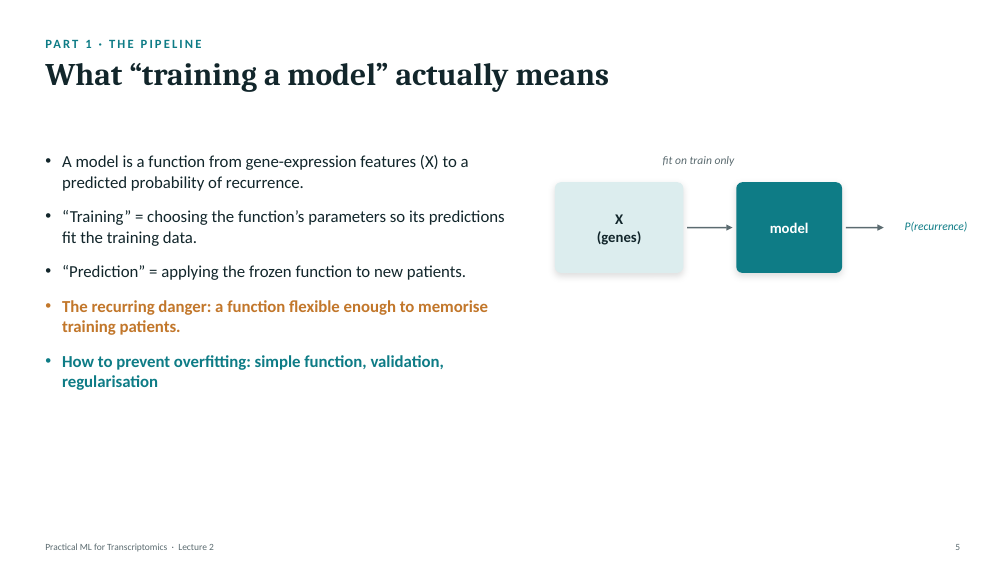
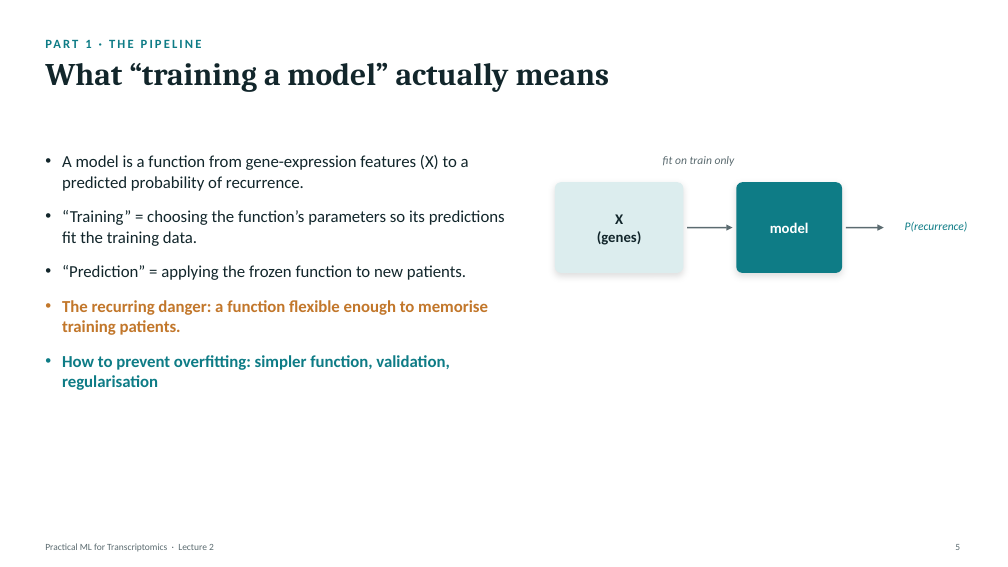
Before and after one commit to zhanyinx/ml26, a slide deck: slide 5 of lessons/lesson02_baseline_model/theory/slides/Lecture2 - Building the First Predictive Model.pptx. Drawn at 1008x567 pixels with LibreOffice and Linux fonts; fonts in the diff are those of the drawing. Boxes give left, top, right and bottom in pixels: in the first picture for what was removed or moved away, otherwise in the second. Text is boxed around its words. In the diff, an @@ line names an element or a change of style, - is before the commit and + after.

```diff
--- a/lessons/lesson02_baseline_model/theory/slides/Lecture2 - Building the First Predictive Model.pptx
+++ b/lessons/lesson02_baseline_model/theory/slides/Lecture2 - Building the First Predictive Model.pptx
@@ text at (62,355,449,390): text changed @@
-• How to prevent overfitting: simple function, validation, regularisation
+• How to prevent overfitting: simpler function, validation, regularisation
```
Also in this commit, not shown: 10 other slides changed.
